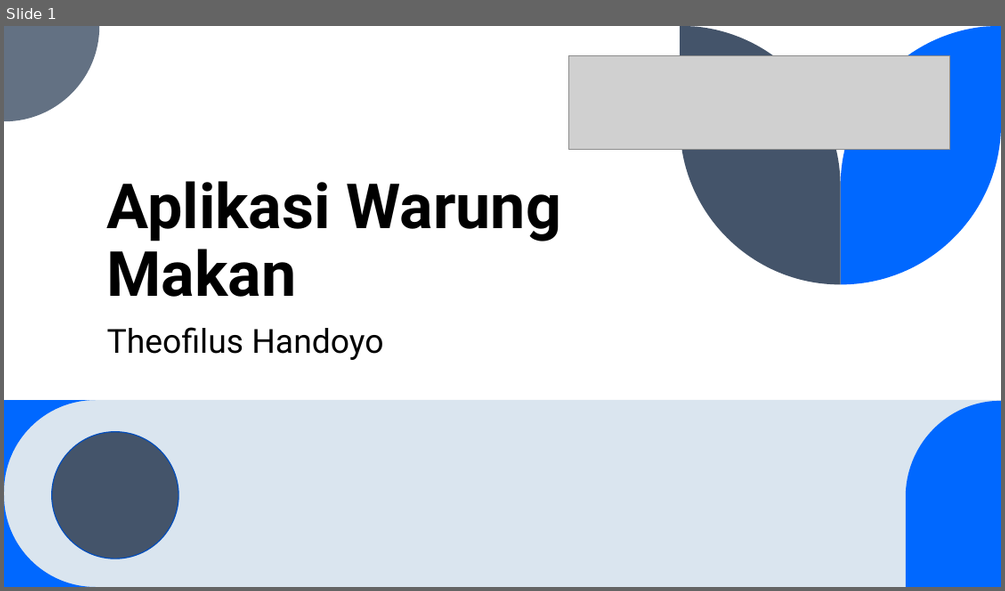
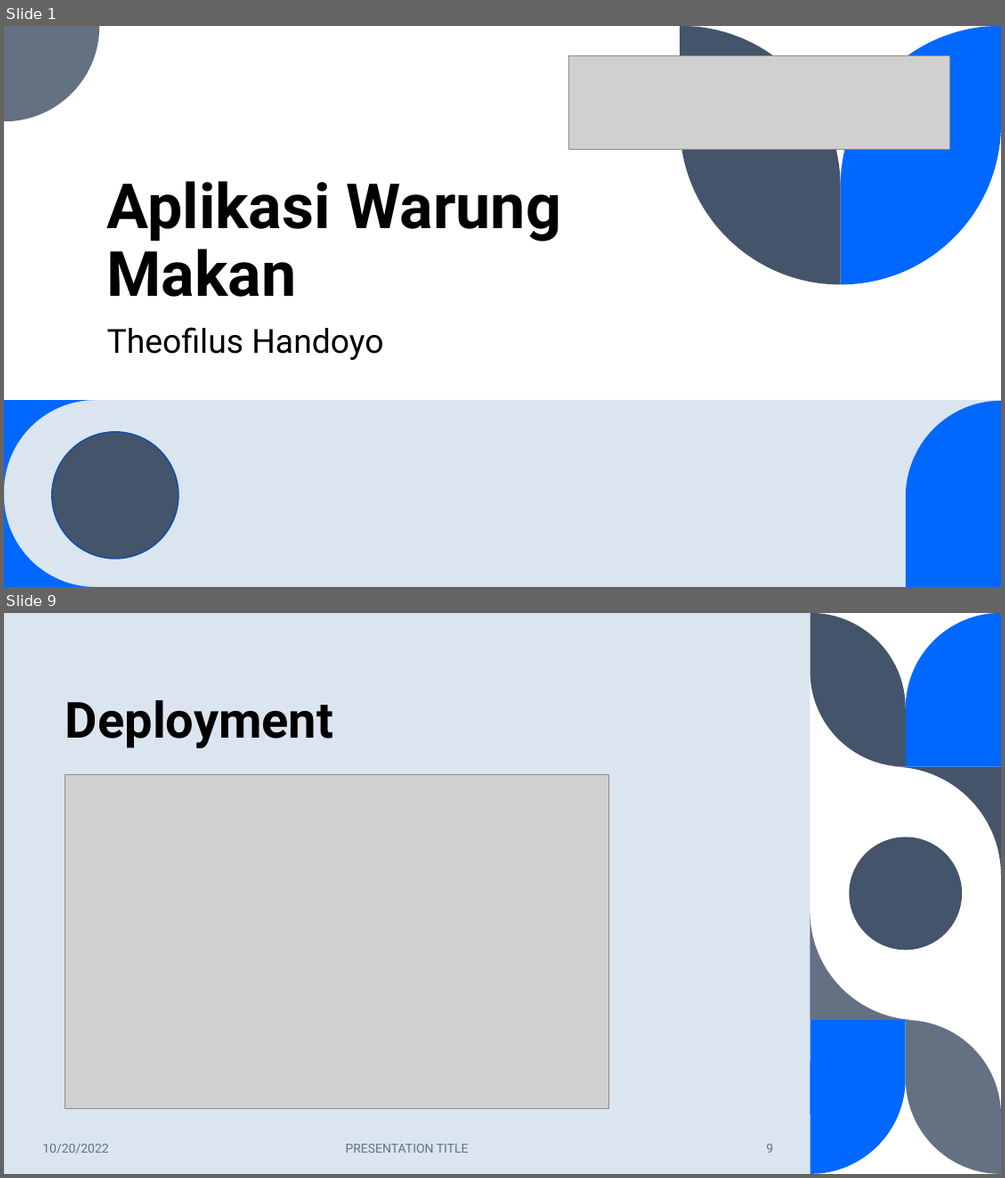
Before and after one commit to Theofilush/warung-makan, a slide deck: documentation/Aplikasi Warung Makan.pptx. Shown one above the other, each under a label of ours: slide 1 before the commit, slides 1 and 9 after it; the slides between them are not shown. The pictures are 1005x591 and 1005x1178 pixels, drawn with LibreOffice and Linux fonts; fonts in the diff are those of the drawing; grey boxes stand for pictures. Boxes give left, top, right and bottom in pixels: in the first picture for what was removed or moved away, otherwise in the second. Text is boxed around its words. In the diff, an @@ line names an element or a change of style, - is before the commit and + after.

```diff
--- a/documentation/Aplikasi Warung Makan.pptx
+++ b/documentation/Aplikasi Warung Makan.pptx
@@ slide 9 added at box(4, 613, 1001, 1174), background #FFFFFF @@
@@ rectangle added at box(4, 613, 810, 1174), fill #DAE5EF @@
@@ freeform shape added at box(810, 613, 906, 767), fill #44546A @@
@@ freeform shape added at box(906, 613, 1001, 767), fill #0068FF @@
@@ title added at box(65, 700, 333, 748), 48 pt, text #000000, bold @@
+Deployment
@@ freeform shape added at box(892, 767, 1001, 876), fill #44546A @@
@@ picture added at box(65, 774, 609, 1109) @@
@@ ellipse added at box(849, 836, 962, 949), fill #44546A @@
@@ freeform shape added at box(810, 911, 919, 1020), fill #637183 @@
@@ freeform shape added at box(810, 1020, 906, 1174), fill #0068FF @@
@@ freeform shape added at box(906, 1020, 1001, 1174), fill #637183 @@
@@ text added at box(42, 1143, 108, 1153), 12 pt, text #637183 @@
+10/20/2022
@@ text added at box(346, 1143, 469, 1152), 12 pt, text #637183 @@
+PRESENTATION TITLE
@@ page number added at box(766, 1143, 773, 1152), 12 pt, text #637183 @@
+9
```
Also in this commit, not shown: 10 slides changed, 6 other slides added, 4 slides removed, 13 other files.
